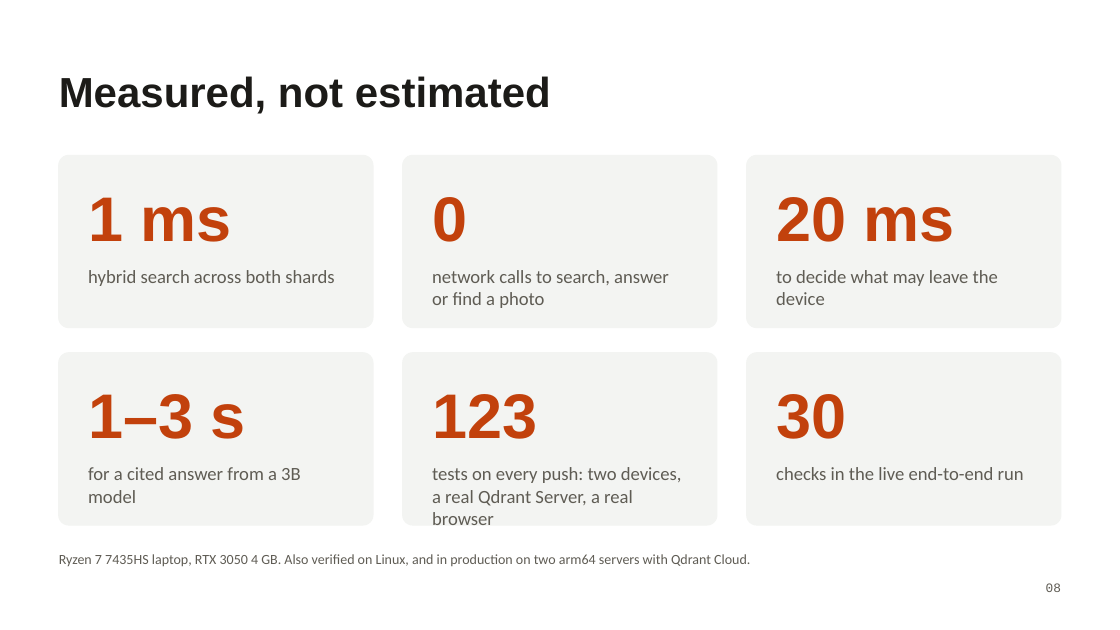
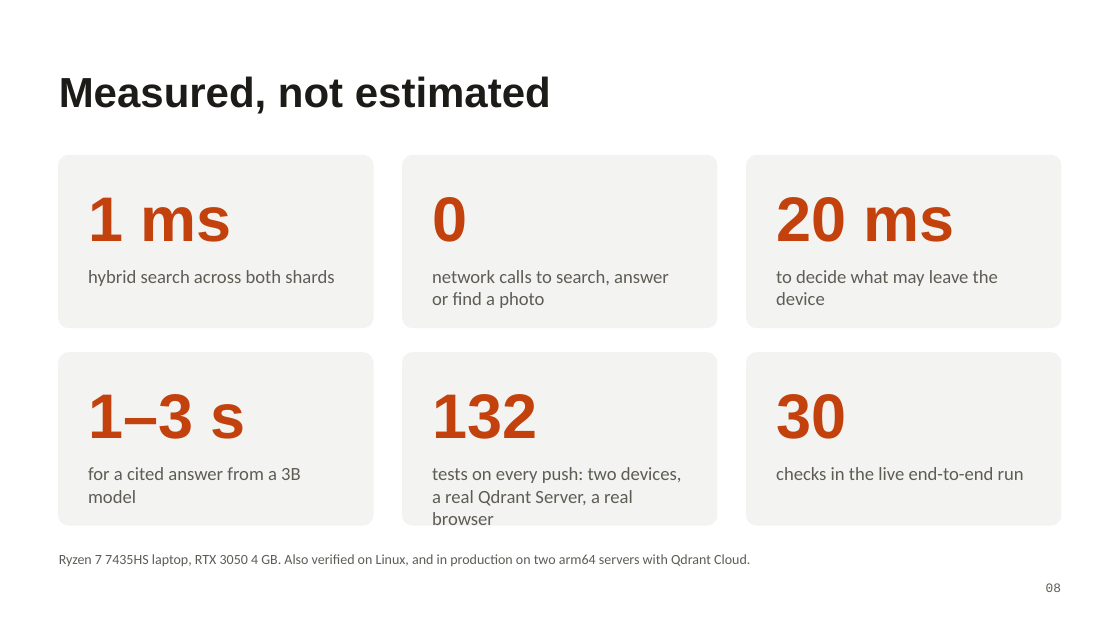
Before and after one commit to yabhinav1/fieldmind, a slide deck: slide 8 of docs/FieldMind-Compilers.pptx. Drawn at 1120x630 pixels with LibreOffice and Linux fonts; fonts in the diff are those of the drawing. Boxes give left, top, right and bottom in pixels: in the first picture for what was removed or moved away, otherwise in the second. Text is boxed around its words. In the diff, an @@ line names an element or a change of style, - is before the commit and + after.

```diff
--- a/docs/FieldMind-Compilers.pptx
+++ b/docs/FieldMind-Compilers.pptx
@@ text at [432,394,537,439]: text changed @@
-123
+132
```
Also in this commit, not shown: 1 other slide changed, 19 other files.
